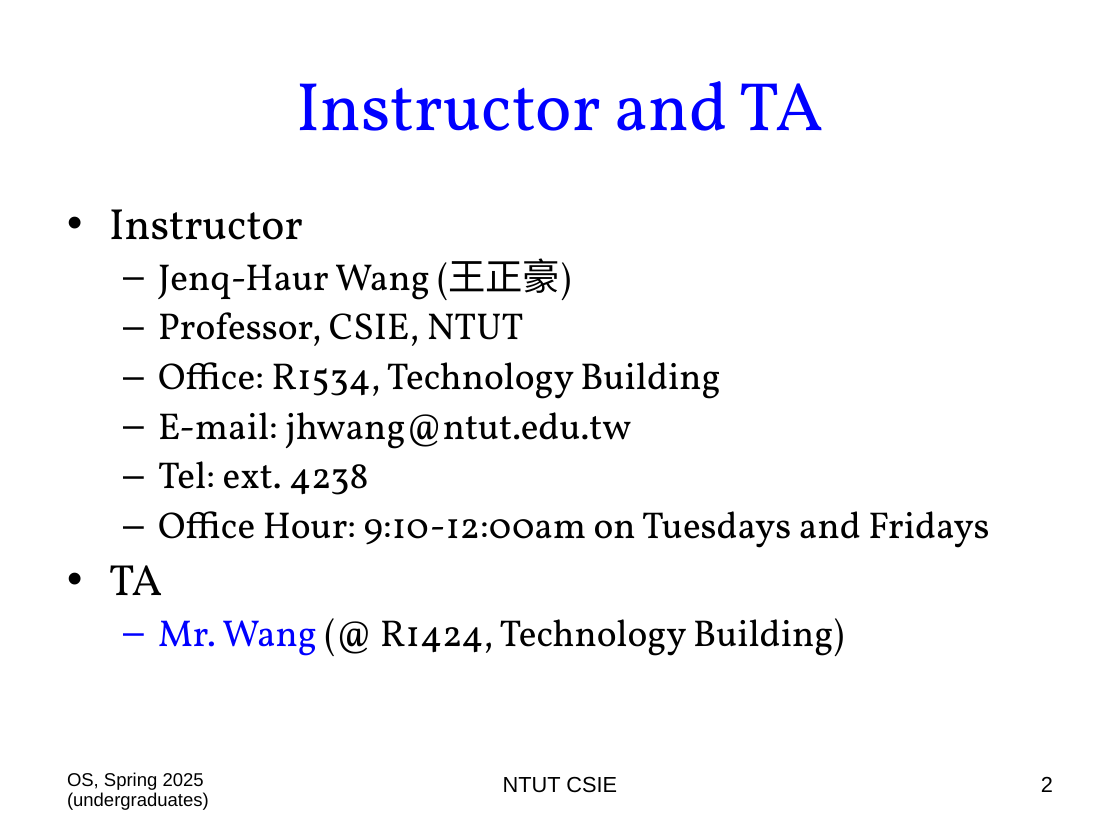
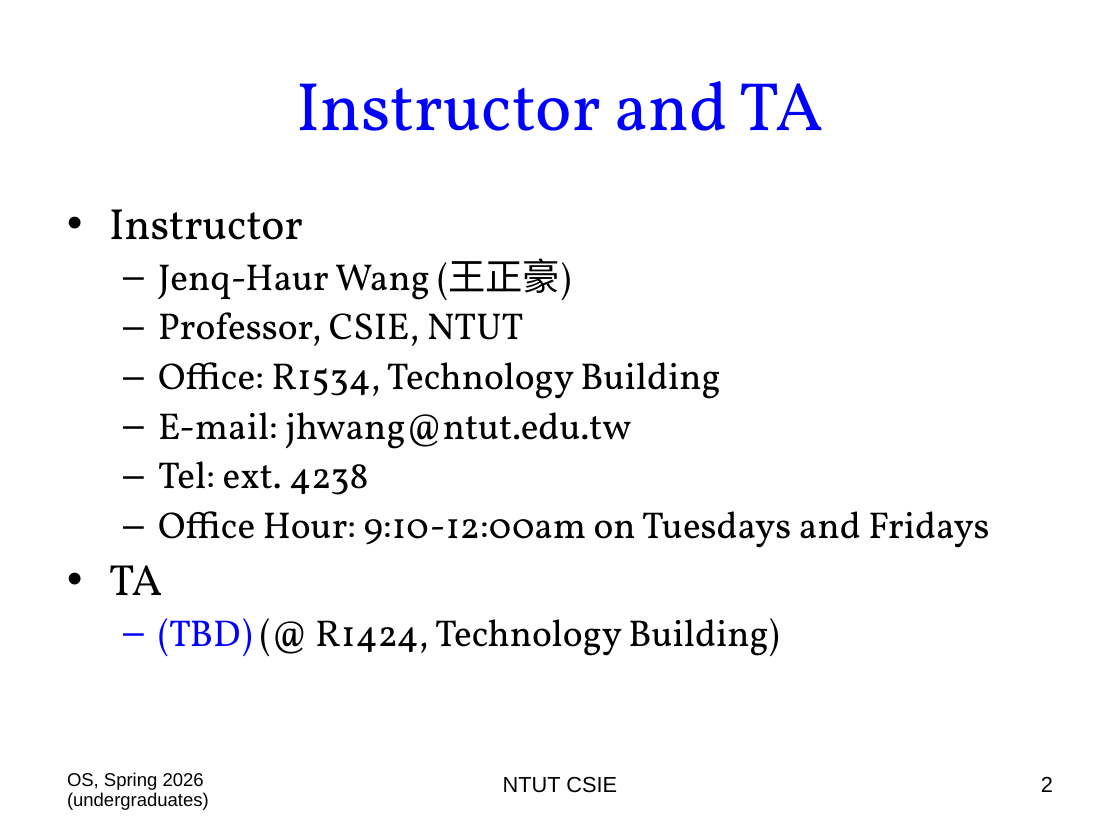
Before and after one commit to chriswjh/chriswjh.github.io, a slide deck: slide 2 of OSu/00-Overview.ppt. Drawn at 1120x840 pixels with LibreOffice and Linux fonts; fonts in the diff are those of the drawing. Boxes give left, top, right and bottom in pixels: in the first picture for what was removed or moved away, otherwise in the second. Text is boxed around its words. In the diff, an @@ line names an element or a change of style, - is before the commit and + after.

```diff
--- a/OSu/00-Overview.ppt
+++ b/OSu/00-Overview.ppt
@@ text at (x1=158, y1=618, x2=779, y2=656): text changed @@
-  – Mr. Wang (@ R1424, Technology Building)
+  – (TBD) (@ R1424, Technology Building)
@@ text at (x1=67, y1=772, x2=209, y2=810): text changed @@
-OS, Spring 2025 (undergraduates)
+OS, Spring 2026 (undergraduates)
```
Also in this commit, not shown: 23 other slides changed.
